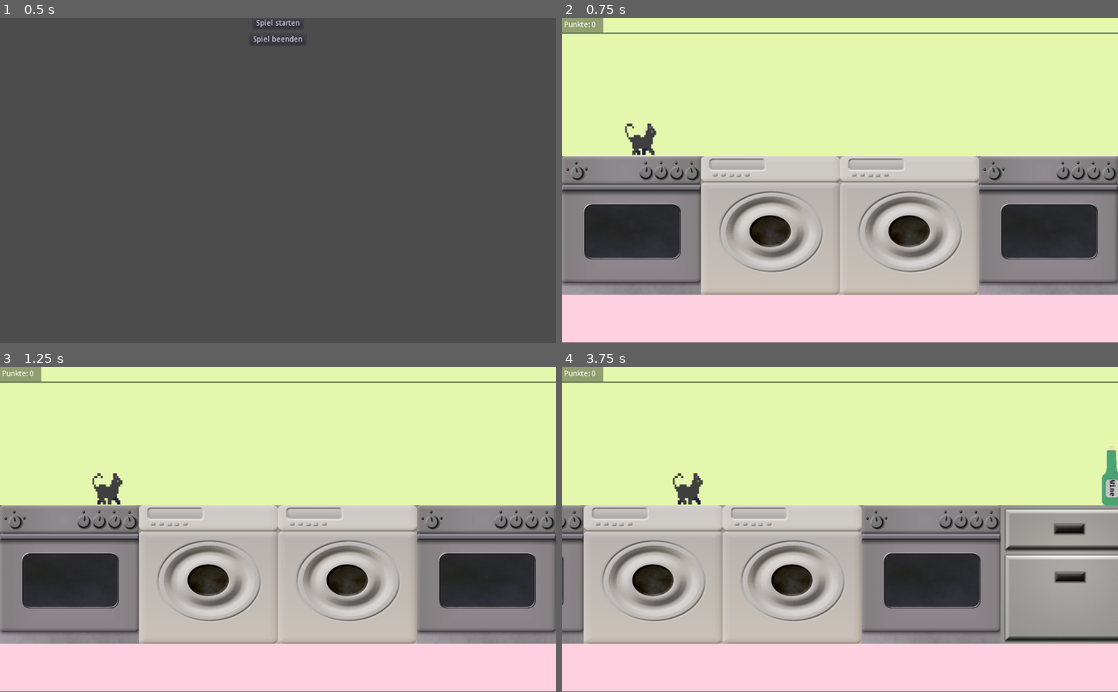
Above: before the commit, frames 1-4 (two rows, left to right).
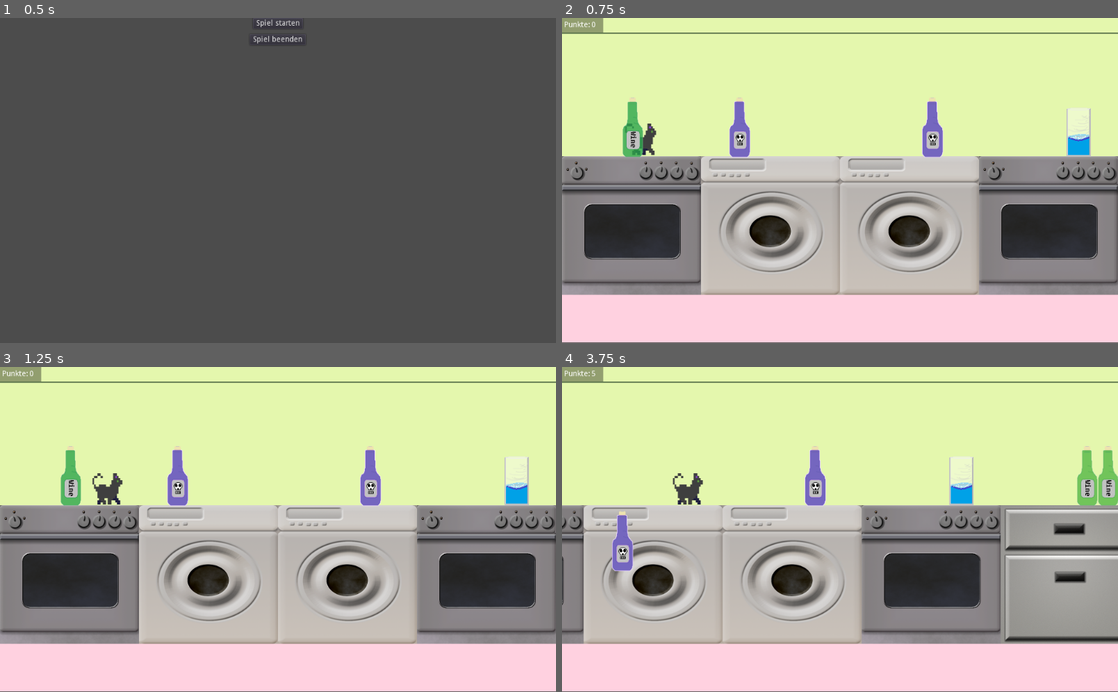
Above: after the commit, the same moments.

Repository: winnerbyhabit/bifigamejam18
Game: Godot game, scene res://Menu.tscn
Two runs of this game, one before a commit and one after it. Both use one fixed random seed, a clock stepped at 60 frames per second and the inputs below.
Inputs:
- Up to frame 1 (0.5 s): no input
- Up to frame 2 (0.75 s): click "Spiel starten" at 0.5 s
- Up to frame 3 (1.25 s): no input
- Up to frame 4 (3.75 s): hold Right (player_right) 1.28-2.03 s; hold Space (player_hit) 1.28-2.03 s; hold Left (player_left) 2.03-2.78 s; tap Space (player_hit) at 2.1, 3.6 s; hold Space (player_hit) 2.78-3.53 s; hold Right (player_right) from 2.78 s (still down)

Frame 1 is identical in both runs. In frame 2, 2.2% of the frame differs, in the area x 10-96%, y 24-43%; in frame 3, 2.2%; in frame 4, 2.7%, in the area x 5-100%, y 1-63%.

Commit message:
Spawn bottles at start

Diff:
--- a/BossLevel.gd
+++ b/BossLevel.gd
@@ -5,10 +5,7 @@
 export var hidden_wall_id = 4
 func _ready():
 	#_ready von Level.gd wird automatisch aufgerufen
-
 	set_boundarys(level_boundarys)
-
-	pass
 
 func set_boundarys(boundarys):
 	var y_coord = $TileMap.tile_coordinates.y -1
--- a/BossLevel.tscn
+++ b/BossLevel.tscn
@@ -8,7 +8,7 @@
 [ext_resource path="res://TileMap.gd" type="Script" id=6]
 [ext_resource path="res://sounds/344265__inspectorj__glass-smash-bottle-d.wav" type="AudioStream" id=7]
 
-[node name="BossLevel" type="Node"]
+[node name="BossLevel" type="Node" index="0"]
 
 script = ExtResource( 1 )
 bottom_height = 500
@@ -98,6 +98,7 @@
 
 stream = ExtResource( 7 )
 volume_db = 0.0
+pitch_scale = 1.0
 autoplay = false
 max_distance = 2000.0
 attenuation = 1.0
--- a/Level.gd
+++ b/Level.gd
@@ -9,14 +9,17 @@
 var bottle_timer = 0
 var bottle_space = 1
 
+
 export var bottle_frequency = 2.0
 # change this value to set distance between bottles
 # higher frequency == more bottles
 
+
 func _ready():
 	# Called every time the node is added to the scene.
 	# Initialization here
-	pass
+	initial_spawn_bottle()
+
 
 func _process(delta):
 	#updates map
@@ -29,46 +32,63 @@
 		$bg.position.x -= $TileMap.cell_size.x
 		$bg_floor.position.x -= $TileMap.cell_size.x
 	old_player_pos = $Player.position
-	spawn_bottle(delta)
+	loop_spawn_bottle(delta)
 
 
-func spawn_bottle(delta):
+func random_distance():
+	return rand_range(0.5, 1.0 + (5.0 / bottle_frequency))
+
+
+func spawn_single_bottle(pos):
+	# RNG
+	var r = randi() % 5
+	bottle_space = random_distance()
+	# spawn bottle
+	var bottle_scene
+	var bottle_texture
+	match r:
+		0: # spawn Glass
+			bottle_scene = "res://Glass.tscn"
+			bottle_texture = "res://assets/bottles/glass.png"
+		1: # spawn Bottle 1
+			bottle_scene = "res://Bottle.tscn"
+			bottle_texture = "res://assets/bottles/bottle1.png"
+		2: # spawn Bottle 2
+			bottle_scene = "res://Bottle.tscn"
+			bottle_texture = "res://assets/bottles/bottle2.png"
+		3: # spawn Bottle 3
+			bottle_scene = "res://Bottle.tscn"
+			bottle_texture = "res://assets/bottles/bottle3.png"
+		4: # spawn Bottle 4
+			bottle_scene = "res://Bottle.tscn"
+			bottle_texture = "res://assets/bottles/poison_bottle.png"
+	var scene = load(bottle_scene)
+	var bottle = scene.instance()
+	bottle.set_name("Bottle")
+	bottle.get_node("Texture").texture = load(bottle_texture)
+	bottle.set_destroy_height(bottom_height)
+	bottle.position = pos
+	bottle.connect('destroy',self,'_on_destroy_bottle')
+	add_child(bottle)
+	bottle_timer = 0
+
+
+func loop_spawn_bottle(delta):
 	bottle_timer += delta
-	# TODO timer aendern
 	if bottle_timer >= bottle_space:
-		# RNG
-		var r = randi() % 5
-		bottle_space = rand_range(0.5, 1.0 + (5.0 / bottle_frequency))
-		# TODO Wahrscheinlichkeitsverteilung aendern
-		# spawn bottle
-		var bottle_scene
-		var bottle_texture
-		match r:
-			0: # spawn Glass
-				bottle_scene = "res://Glass.tscn"
-				bottle_texture = "res://assets/bottles/glass.png"
-			1: # spawn Bottle 1
-				bottle_scene = "res://Bottle.tscn"
-				bottle_texture = "res://assets/bottles/bottle1.png"
-			2: # spawn Bottle 2
-				bottle_scene = "res://Bottle.tscn"
-				bottle_texture = "res://assets/bottles/bottle2.png"
-			3: # spawn Bottle 3
-				bottle_scene = "res://Bottle.tscn"
-				bottle_texture = "res://assets/bottles/bottle3.png"
-			4: # spawn Bottle 4
-				bottle_scene = "res://Bottle.tscn"
-				bottle_texture = "res://assets/bottles/poison_bottle.png"
-		var scene = load(bottle_scene)
-		var bottle = scene.instance()
-		bottle.set_name("Bottle")
-		bottle.get_node("Texture").texture = load(bottle_texture)
-		bottle.set_destroy_height(bottom_height)
-		bottle.position = $Player.position + Vector2(1000,10)
-		bottle.connect('destroy',self,'_on_destroy_bottle')
-		add_child(bottle)
-		bottle_timer = 0
+		spawn_single_bottle($Player.position + Vector2(1000,10))
+
 
 func _on_destroy_bottle():
 	if not $destroy_bottle.playing:
 		$destroy_bottle.play()
+
+
+func initial_spawn_bottle():
+	print("initial spawn bottles")
+	print($Player.position)
+	var m = $Player.position.x + 1000
+	var i = 0
+	while i <= m:
+		spawn_single_bottle($Player.position + Vector2(i,10))
+		i += int (120.0 * random_distance())
--- a/Level.tscn
+++ b/Level.tscn
@@ -9,7 +9,7 @@
 [ext_resource path="res://sounds/background/cat_song.wav" type="AudioStream" id=7]
 [ext_resource path="res://sounds/344265__inspectorj__glass-smash-bottle-d.wav" type="AudioStream" id=8]
 
-[node name="Level" type="Node"]
+[node name="Level" type="Node" index="0"]
 
 script = ExtResource( 1 )
 bottom_height = 500
@@ -93,6 +93,7 @@
 
 stream = ExtResource( 7 )
 volume_db = 1.0
+pitch_scale = 1.0
 autoplay = true
 mix_target = 0
 bus = "Master"
@@ -101,6 +102,7 @@
 
 stream = ExtResource( 8 )
 volume_db = 0.0
+pitch_scale = 1.0
 autoplay = false
 mix_target = 0
 bus = "Master"
--- a/Menu.tscn
+++ b/Menu.tscn
@@ -14,6 +14,7 @@
 margin_right = 46.0
 margin_bottom = 20.0
 rect_pivot_offset = Vector2( 0, 0 )
+rect_clip_content = false
 focus_mode = 2
 mouse_filter = 0
 mouse_default_cursor_shape = 0
@@ -40,6 +41,7 @@
 margin_right = 51.0
 margin_bottom = 50.0
 rect_pivot_offset = Vector2( 0, 0 )
+rect_clip_content = false
 focus_mode = 2
 mouse_filter = 0
 mouse_default_cursor_shape = 0
